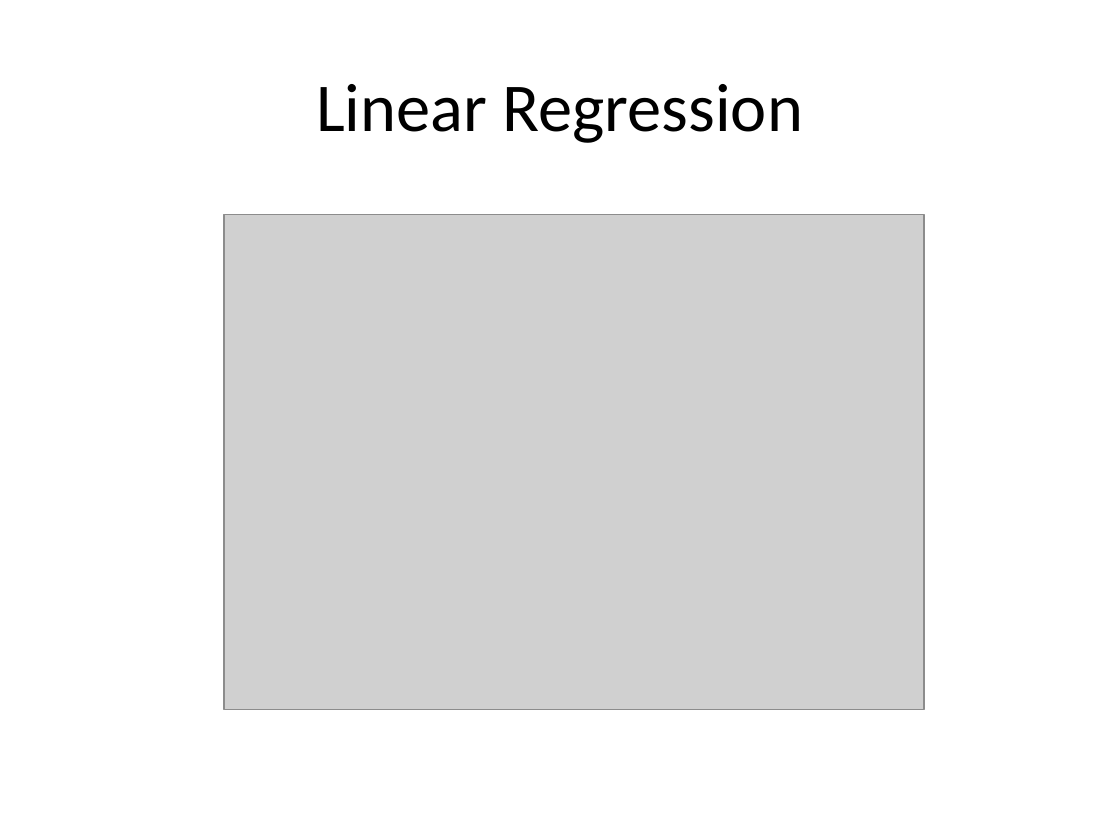
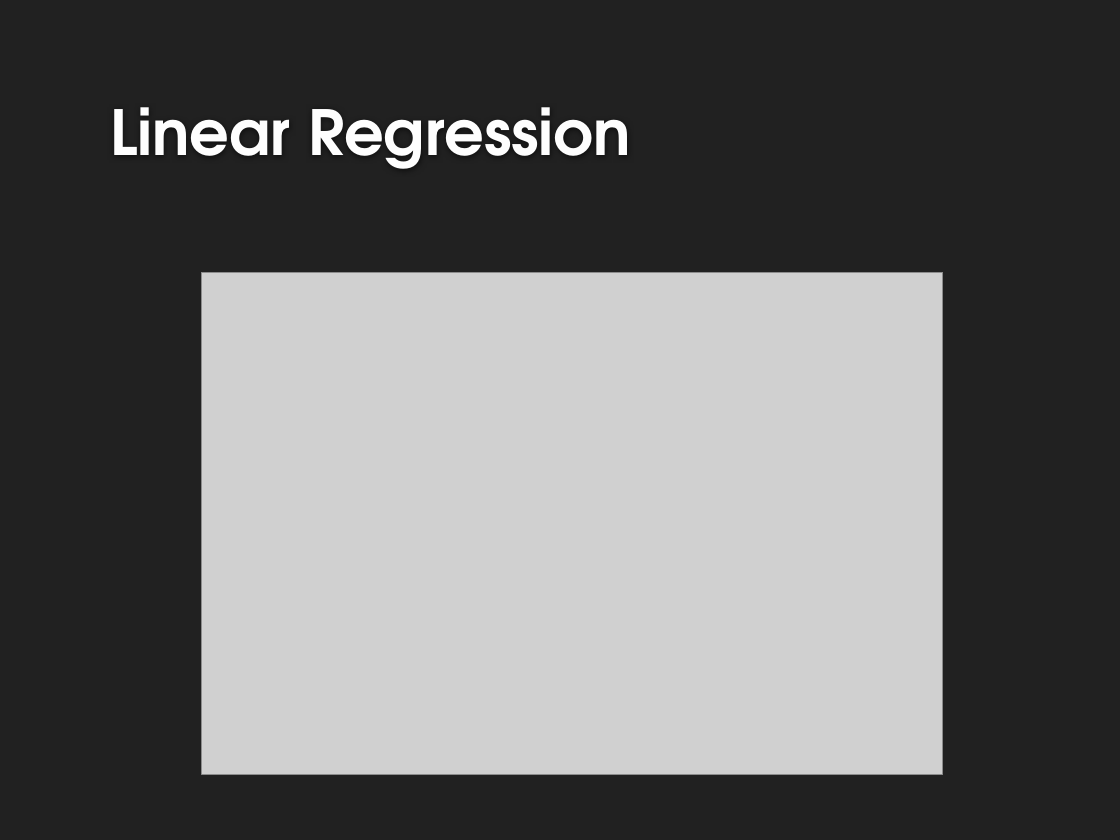
Before and after one commit to ayusharyal1/5DBMinds, a slide deck: slide 14 of project_presentation/Final - Dec 9.pptx (slide 15 before the commit). Drawn at 1120x840 pixels with LibreOffice and Linux fonts; fonts in the diff are those of the drawing; grey boxes stand for pictures; background and template pictures are left out. Boxes give left, top, right and bottom in pixels: in the first picture for what was removed or moved away, otherwise in the second. Text is boxed around its words. In the diff, an @@ line names an element or a change of style, - is before the commit and + after.

```diff
--- a/project_presentation/Final - Dec 9.pptx
+++ b/project_presentation/Final - Dec 9.pptx
@@ background #FFFFFF to #212121 @@
@@ title "Linear Regression": place and size @@
-title "Linear Regression" at (316,84,803,143)
+title "Linear Regression" at (110,107,631,169)
@@ title "Linear Regression" at (110,107,631,169): size 44 to 40 pt, font Calibri to TeX Gyre Adventor, text colour #000000 to #FEFEFE, bold on; alignment centre to left; vertical alignment middle to bottom @@
@@ picture: place and size @@
-picture at (224,215,924,710)
+picture at (202,272,942,775)
```
Also in this commit, not shown: 26 other slides changed, 1 slide added, 2 slides removed, 9 other files.
